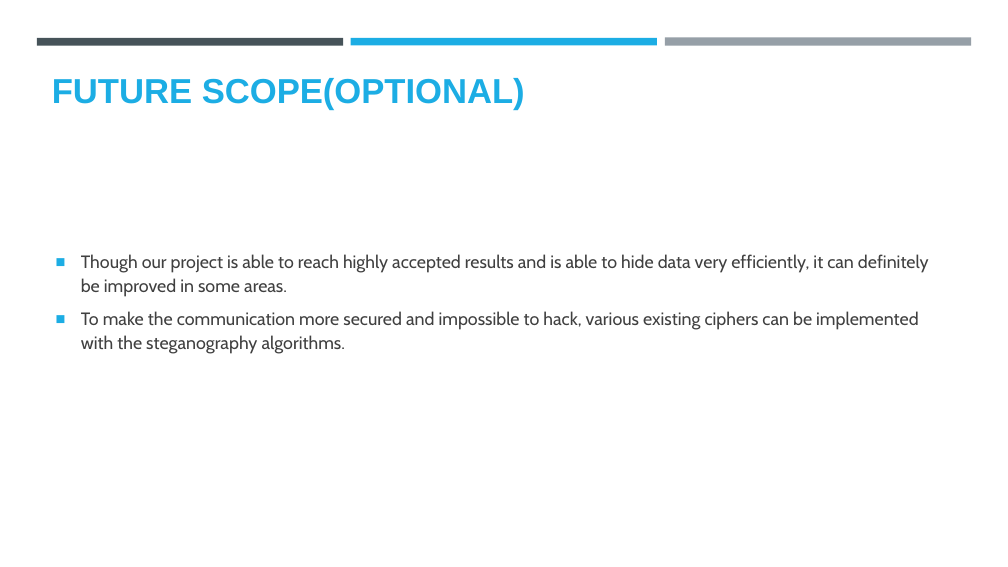
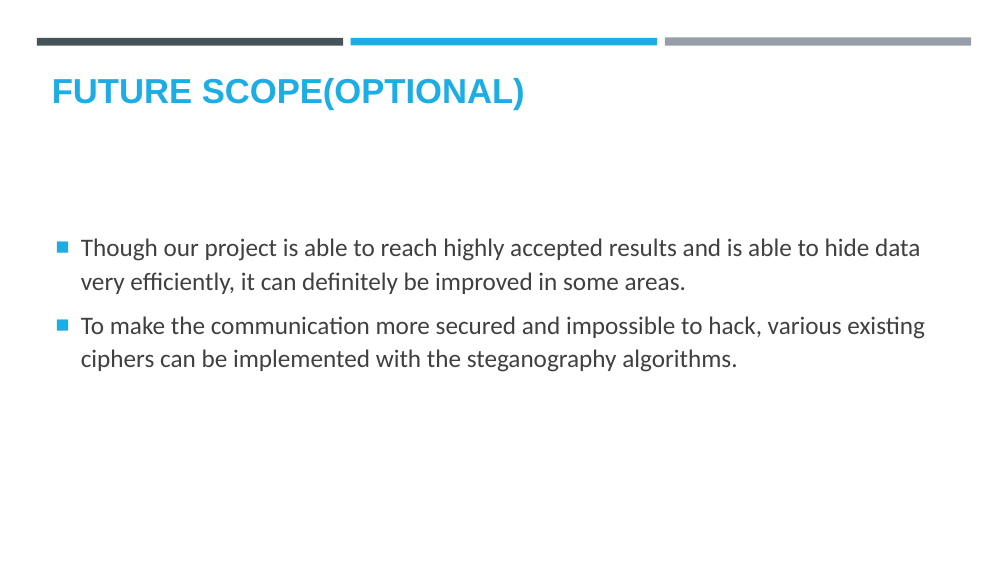
Before and after one commit to Jpoddar26/stegano_proj, a slide deck: slide 10 of AICTE PPT Template (1).pptx. Drawn at 1008x567 pixels with LibreOffice and Linux fonts; fonts in the diff are those of the drawing; background and template pictures are left out. Boxes give left, top, right and bottom in pixels: in the first picture for what was removed or moved away, otherwise in the second. Text is boxed around its words. In the diff, an @@ line names an element or a change of style, - is before the commit and + after.

```diff
--- a/AICTE PPT Template (1).pptx
+++ b/AICTE PPT Template (1).pptx
@@ text "Though our project is able ..." at [81,238,925,372]: size 17 to 24 pt, font Cabin to Calibri; more space between paragraphs @@
```
Also in this commit, not shown: 1 other slide changed.
